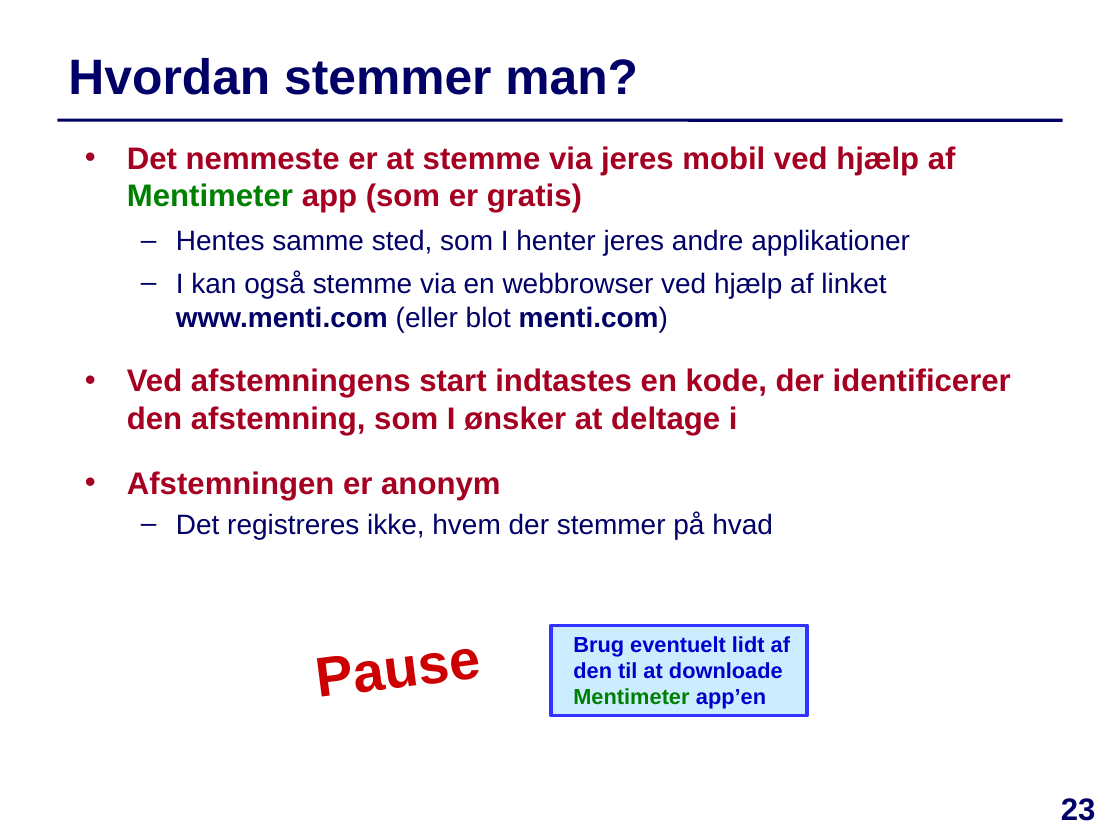
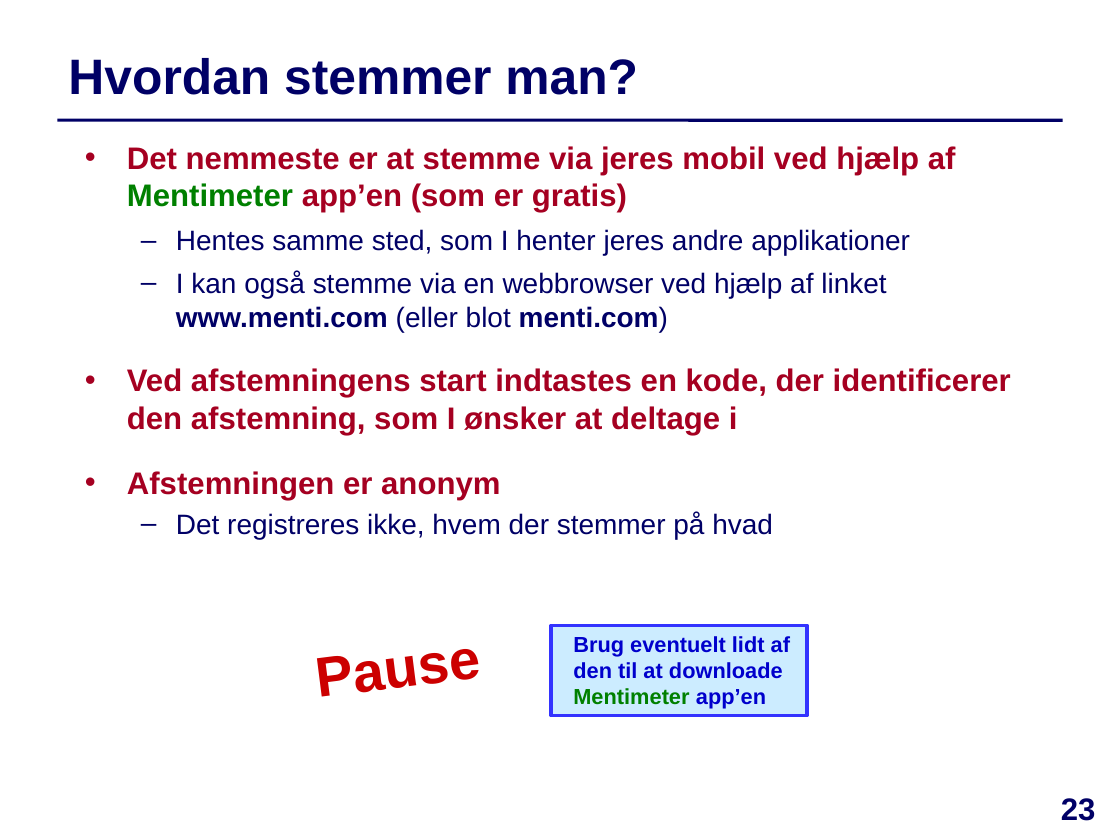
Before and after one commit to IntProgAU/Materiale, a slide deck: slide 23 of web/e21/uge_2a/Slides-Uge2-Mandag.pptx. Drawn at 1120x840 pixels with LibreOffice and Linux fonts; fonts in the diff are those of the drawing. Boxes give left, top, right and bottom in pixels: in the first picture for what was removed or moved away, otherwise in the second. Text is boxed around its words. In the diff, an @@ line names an element or a change of style, - is before the commit and + after.

```diff
--- a/web/e21/uge_2a/Slides-Uge2-Mandag.pptx
+++ b/web/e21/uge_2a/Slides-Uge2-Mandag.pptx
@@ text at bbox=[127, 146, 956, 213]: text changed @@
-• Det nemmeste er at stemme via jeres mobil ved hjælp af Mentimeter app (som er gratis)
+• Det nemmeste er at stemme via jeres mobil ved hjælp af Mentimeter app’en (som er gratis)
```
Also in this commit, not shown: 5 other files.
